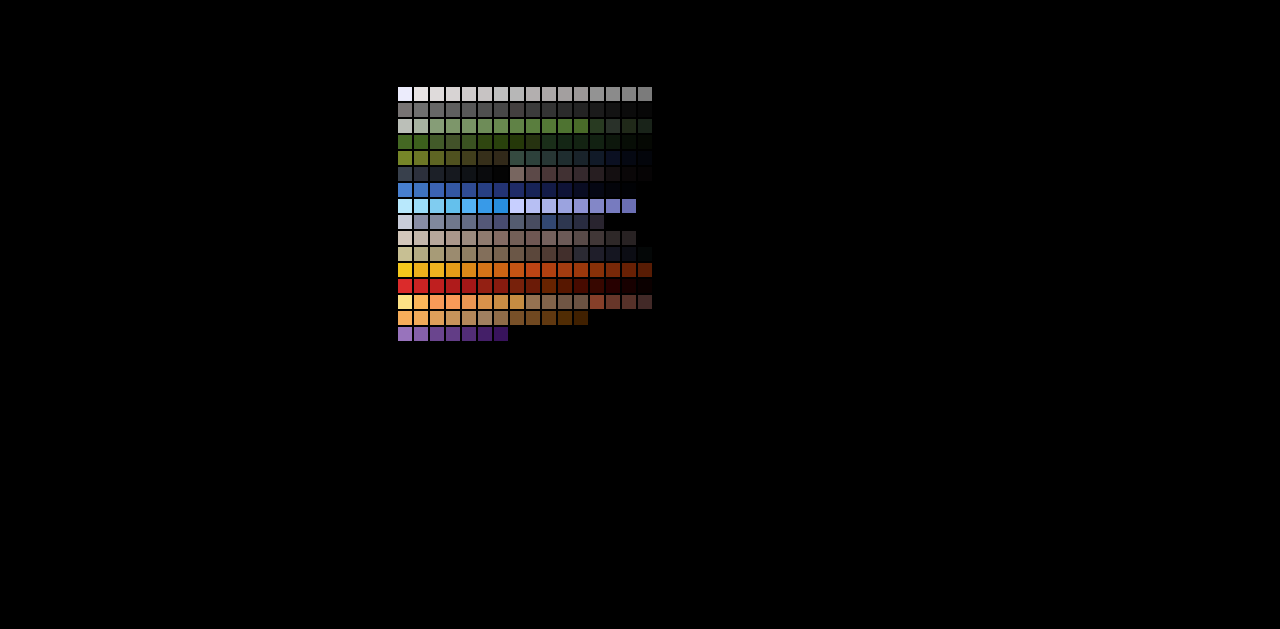
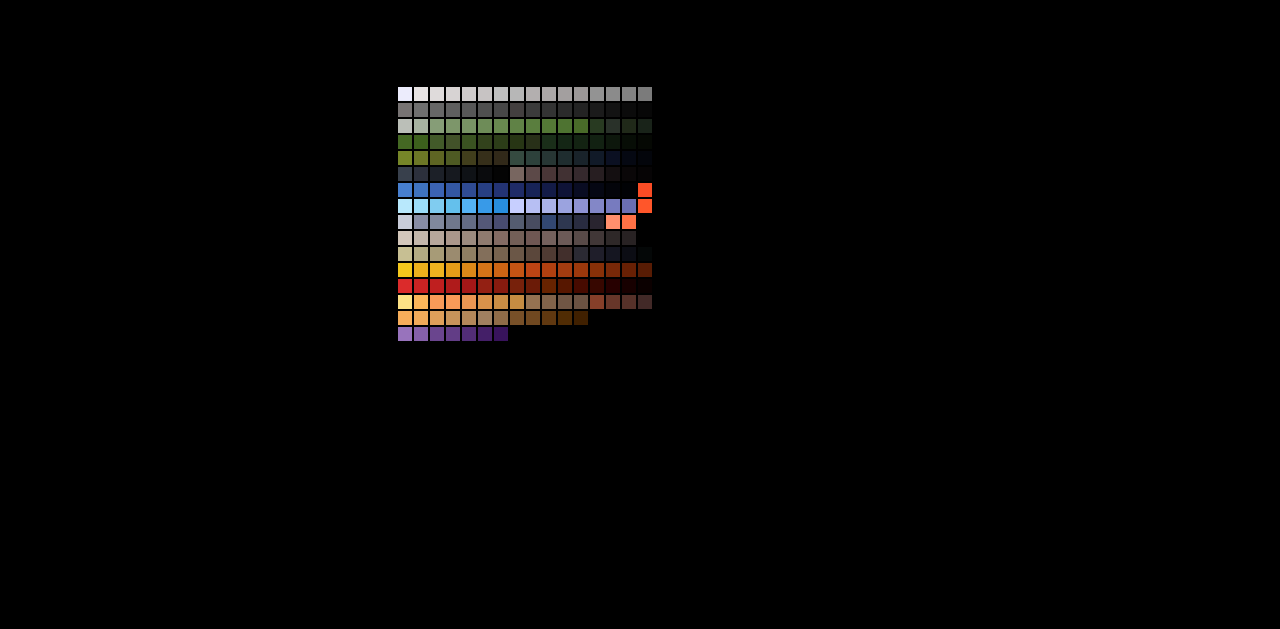
Layered file, before and after one edit (1280x629). Changes by layer:
added layer "Layer 45" (color, 30%) above "Layer 43" over [478, 135, 540, 149]
added layer "Layer 43" above "Layer 46" over [446, 151, 652, 229]
